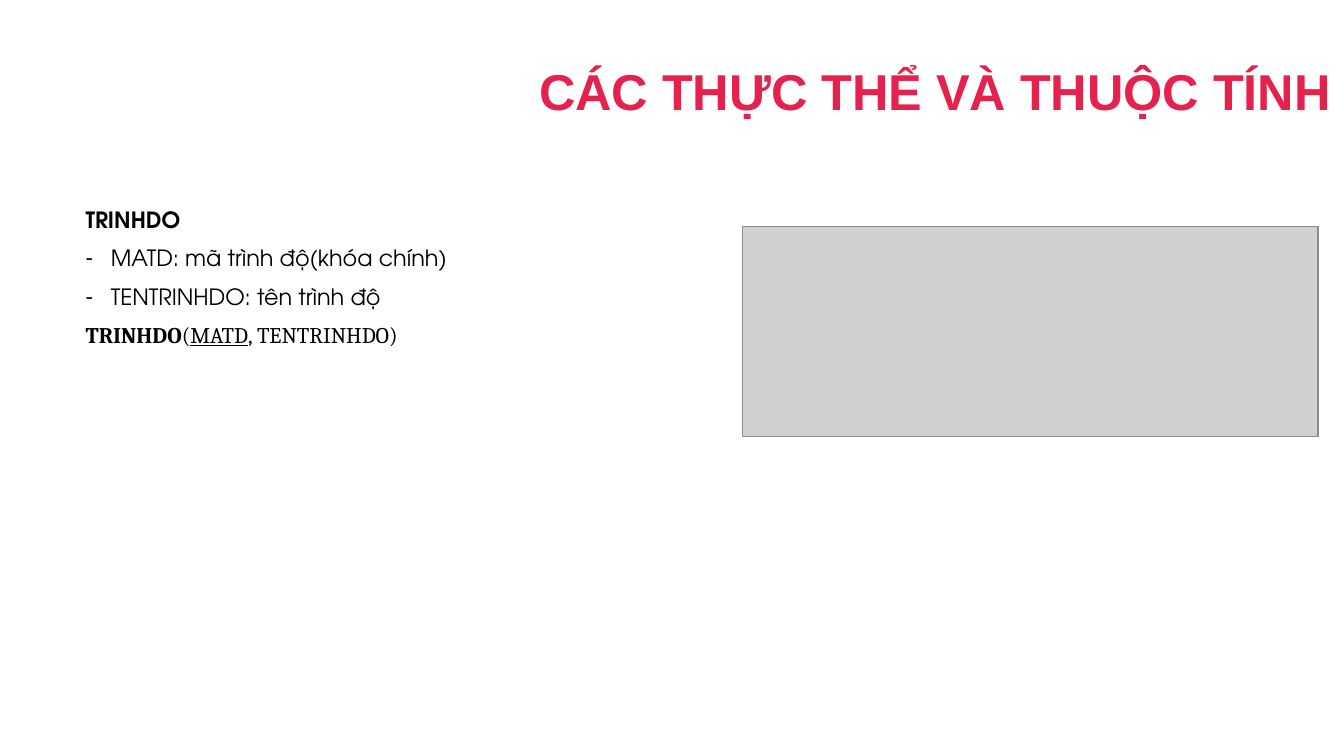
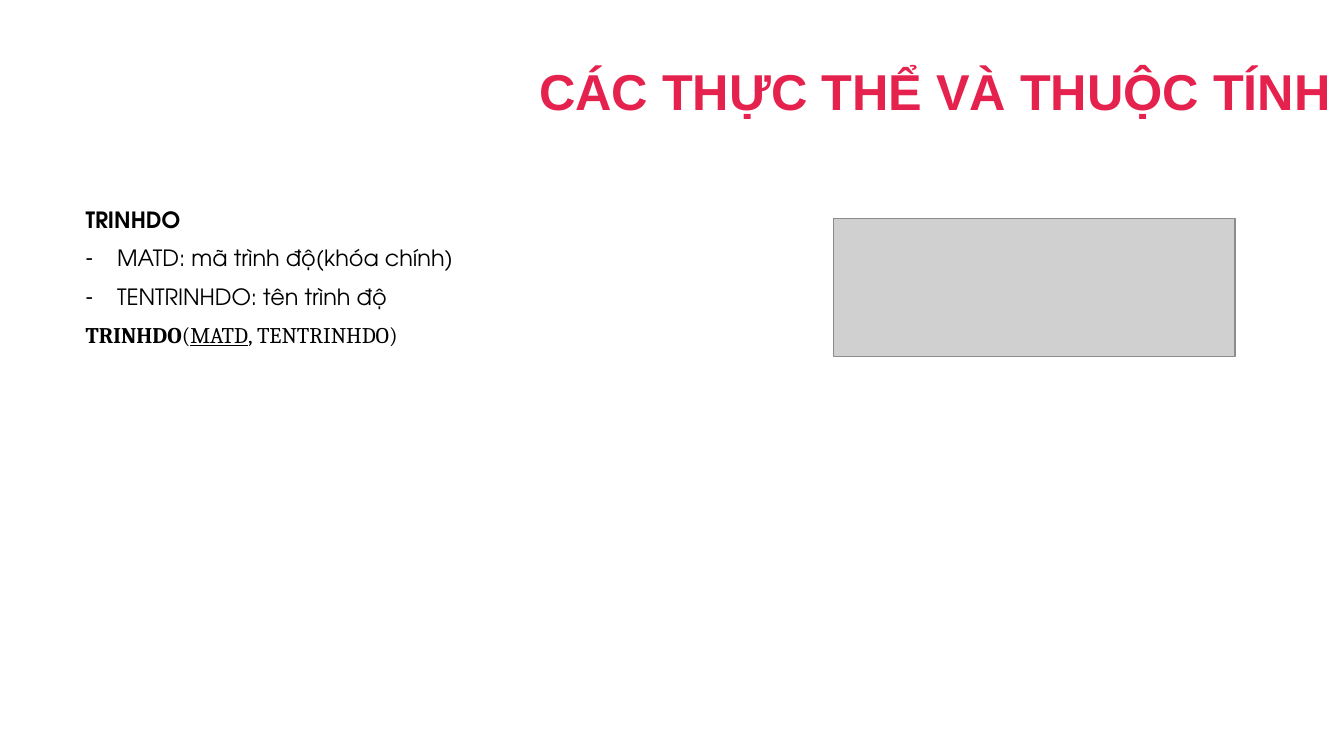
Before and after one commit to dangbinhphuoc/Sql_QuanLyNhanSu, a slide deck: slide 12 of PPQuanLyNhanSu.pptx. Drawn at 1344x756 pixels with LibreOffice and Linux fonts; fonts in the diff are those of the drawing; grey boxes stand for pictures; background and template pictures are left out. Boxes give left, top, right and bottom in pixels: in the first picture for what was removed or moved away, otherwise in the second. Text is boxed around its words. In the diff, an @@ line names an element or a change of style, - is before the commit and + after.

```diff
--- a/PPQuanLyNhanSu.pptx
+++ b/PPQuanLyNhanSu.pptx
@@ text "TRINHDO" rewrapped from (86, 211, 447, 346) to (86, 211, 453, 346) @@
@@ picture removed at (743, 227, 1319, 437) @@
@@ picture added at (834, 218, 1235, 357) @@
```
Also in this commit, not shown: 21 other slides changed, 1 slide added, 1 slide removed, 2 other files.
